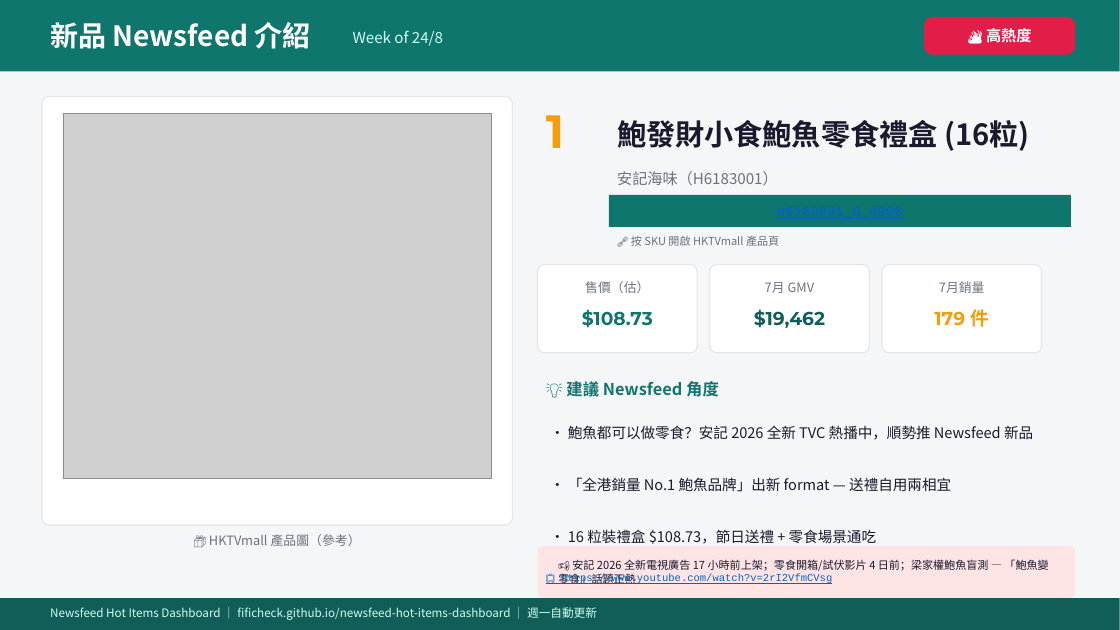
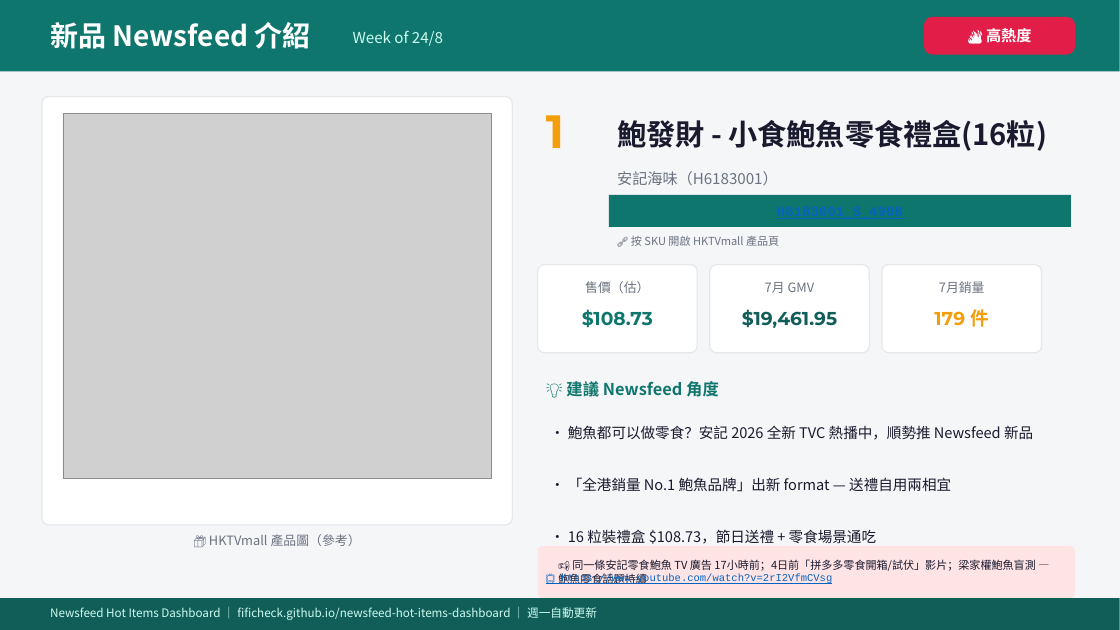
Before and after one commit to FIFICHECK/newsfeed-hot-items-dashboard, a slide deck: slide 1 of ppt/2026-08-24_H6183001_S_4908.pptx. Drawn at 1120x630 pixels with LibreOffice and Linux fonts; fonts in the diff are those of the drawing; grey boxes stand for pictures. Boxes give left, top, right and bottom in pixels: in the first picture for what was removed or moved away, otherwise in the second. Text is boxed around its words. In the diff, an @@ line names an element or a change of style, - is before the commit and + after.

Commit message:
Add per-SKU PPT: 2026-08-24_H6183001_S_4908.pptx

```diff
--- a/ppt/2026-08-24_H6183001_S_4908.pptx
+++ b/ppt/2026-08-24_H6183001_S_4908.pptx
@@ text at [617,120,1047,151]: text changed @@
-鮑發財小食鮑魚零食禮盒 (16粒)
+鮑發財 - 小食鮑魚零食禮盒(16粒)
@@ text at [742,309,837,328]: text changed @@
-$19,462
+$19,461.95
@@ text at [558,559,1035,586]: text changed @@
-📢 安記 2026 全新電視廣告 17 小時前上架；零食開箱/試伏影片 4 日前；梁家權鮑魚盲測 — 「鮑魚變零食」話題正熱
+📢 同一條安記零食鮑魚 TV 廣告 17小時前；4日前「拼多多零食開箱/試伏」影片；梁家權鮑魚盲測 — 鮑魚零食話題持續
```
